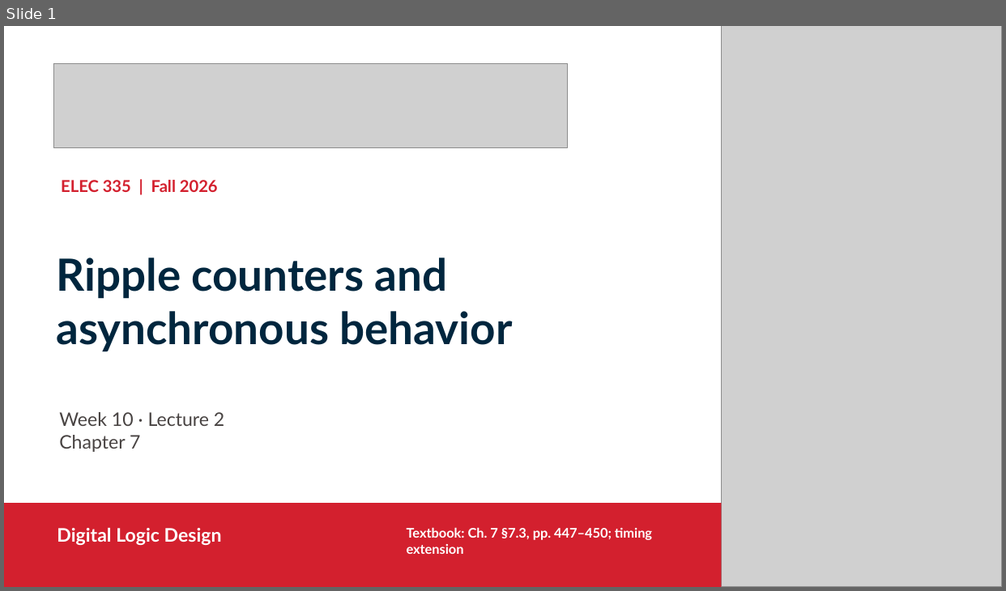
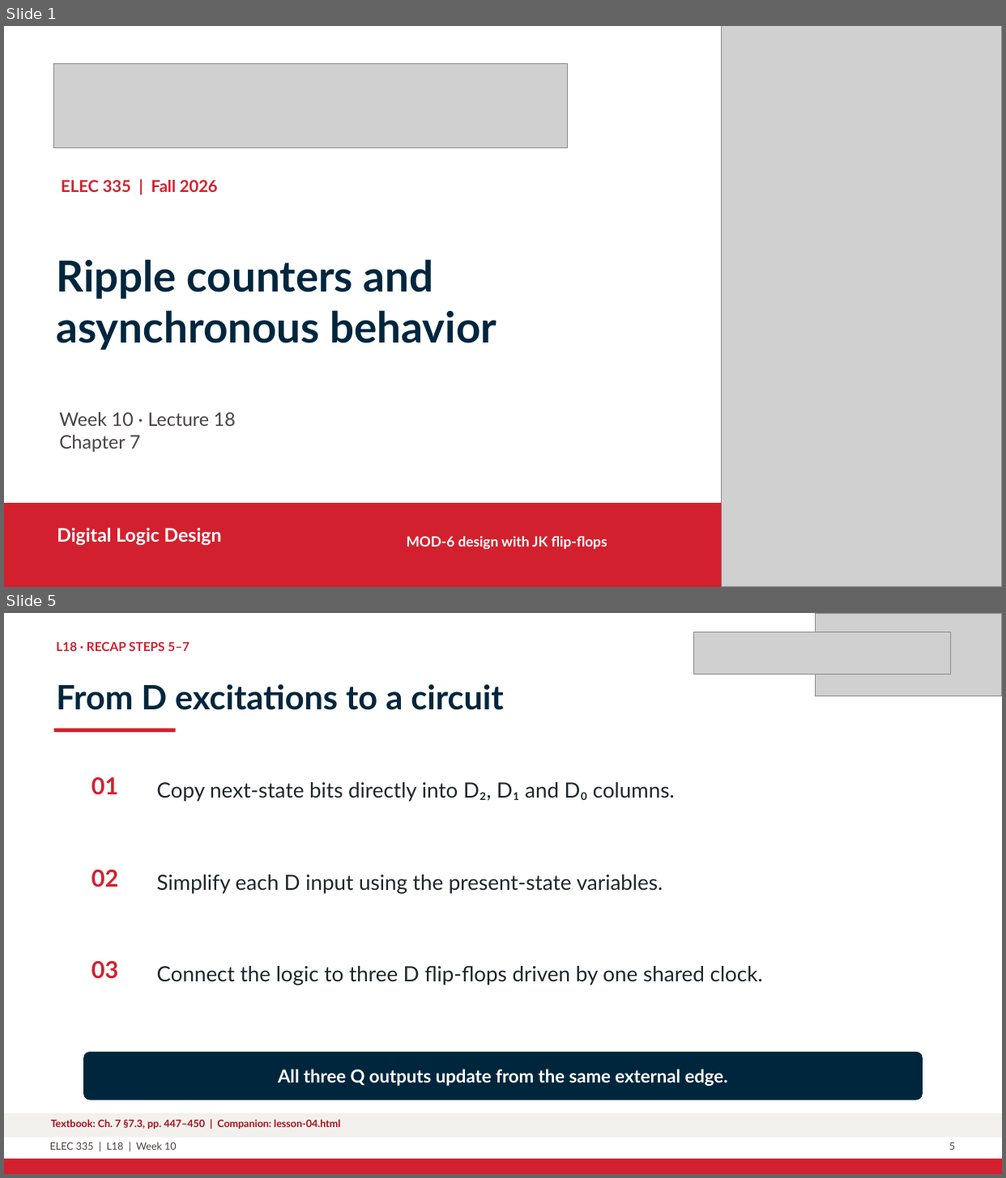
Before and after one commit to shujaansari/elec335-sequential, a slide deck: Slides_Course_Continuation_2026/L18_W10_asynchronous_timing_Continuation.pptx. Shown one above the other, each under a label of ours: slide 1 before the commit, slides 1 and 5 after it; the slides between them are not shown. The pictures are 1006x591 and 1006x1178 pixels, drawn with LibreOffice and Linux fonts; fonts in the diff are those of the drawing; grey boxes stand for pictures. Boxes give left, top, right and bottom in pixels: in the first picture for what was removed or moved away, otherwise in the second. Text is boxed around its words. In the diff, an @@ line names an element or a change of style, - is before the commit and + after.

Commit message:
Refresh Lecture 18 MOD-6 ripple counter lesson

```diff
--- a/Slides_Course_Continuation_2026/L18_W10_asynchronous_timing_Continuation.pptx
+++ b/Slides_Course_Continuation_2026/L18_W10_asynchronous_timing_Continuation.pptx
@@ slide 5 added at box(4, 613, 1002, 1174), background #FFFFFF @@
@@ picture added at box(693, 632, 950, 674) @@
@@ picture added at box(816, 613, 1002, 696) @@
@@ text added at box(56, 641, 189, 651), 12 pt, text #D3202E, bold @@
+L18 · RECAP STEPS 5–7
@@ text added at box(56, 684, 504, 710), 32.2 pt, text #00263E, bold @@
+From D excitations to a circuit
@@ rectangle added at box(54, 728, 176, 732), fill #D3202E @@
@@ text added at box(91, 777, 119, 795), 22.5 pt, text #D3202E, bold @@
+01
@@ text added at box(157, 782, 675, 802), 20.2 pt, text #1E252B @@
+Copy next-state bits directly into D₂, D₁ and D₀ columns.
@@ text added at box(91, 870, 119, 888), 22.5 pt, text #D3202E, bold @@
+02
@@ text added at box(157, 875, 663, 894), 20.2 pt, text #1E252B @@
+Simplify each D input using the present-state variables.
@@ text added at box(91, 961, 119, 979), 22.5 pt, text #D3202E, bold @@
+03
@@ text added at box(157, 966, 763, 986), 20.2 pt, text #1E252B @@
+Connect the logic to three D flip-flops driven by one shared clock.
@@ rounded rectangle added at box(83, 1052, 923, 1101), fill #00263E @@
@@ text added at box(278, 1069, 728, 1086), 17.2 pt, text #FFFFFF, bold @@
+All three Q outputs update from the same external edge.
@@ rectangle added at box(4, 1114, 1002, 1138), fill #F3F1ED @@
@@ text added at box(51, 1119, 340, 1129), 9.8 pt, text #A90F1C, bold @@
+Textbook: Ch. 7 §7.3, pp. 447–450 | Companion: lesson-04.html
@@ text added at box(50, 1143, 177, 1150), 9.8 pt, text #484342 @@
+ELEC 335 | L18 | Week 10
@@ text added at box(949, 1143, 955, 1150), 9.8 pt, text #484342 @@
+5
@@ rectangle added at box(4, 1159, 1002, 1174), fill #D3202E @@
@@ slide 1 changed as well @@
@@ text at box(56, 259, 496, 350): text changed; size 42.8 to 41.2 pt @@
-Ripple counters and asynchronous behavior
+Ripple counters and
+asynchronous behavior
@@ text at box(59, 412, 236, 426): text changed @@
-Week 10 · Lecture 2
+Week 10 · Lecture 18
@@ text at box(407, 536, 607, 549): text changed; size 12.8 to 13.5 pt @@
-Textbook: Ch. 7 §7.3, pp. 447–450; timing extension
+MOD-6 design with JK flip-flops
```
Also in this commit, not shown: 1 other slide changed, 21 other slides added, 17 slides removed, 6 other files.
